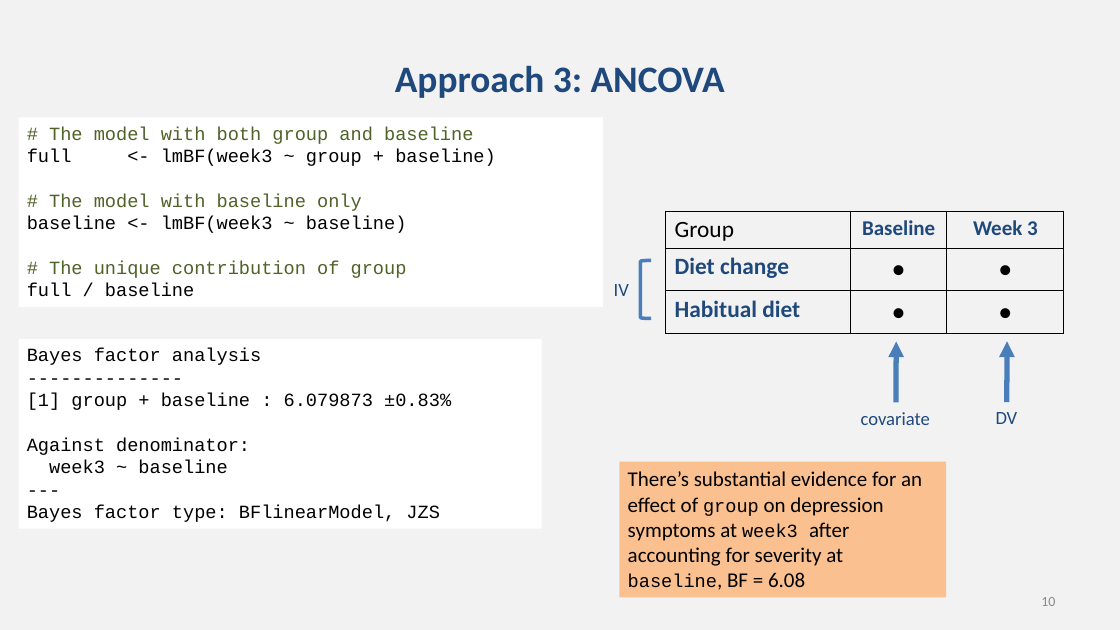
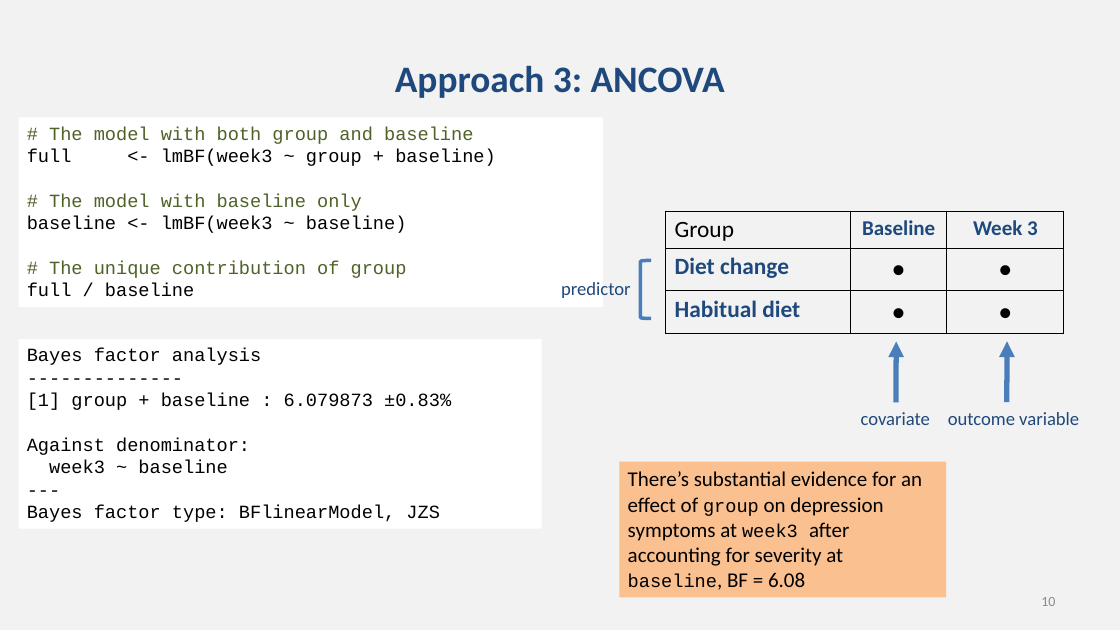
Before and after one commit to chrisjberry/datafluencyCB, a slide deck: slide 10 of docs/slides/PSYC753_L7_PrePostData.pptx. Drawn at 1120x630 pixels with LibreOffice and Linux fonts; fonts in the diff are those of the drawing. Boxes give left, top, right and bottom in pixels: in the first picture for what was removed or moved away, otherwise in the second. Text is boxed around its words. In the diff, an @@ line names an element or a change of style, - is before the commit and + after.

```diff
--- a/docs/slides/PSYC753_L7_PrePostData.pptx
+++ b/docs/slides/PSYC753_L7_PrePostData.pptx
@@ text added at box(561, 282, 631, 298), 16 pt, text #1F497D @@
+predictor
@@ text removed at box(614, 284, 629, 296) @@
-IV
@@ text added at box(948, 412, 1079, 425), 16 pt, text #1F497D @@
+outcome variable
@@ text removed at box(996, 412, 1018, 424) @@
-DV
```
Also in this commit, not shown: 8 other slides changed.
